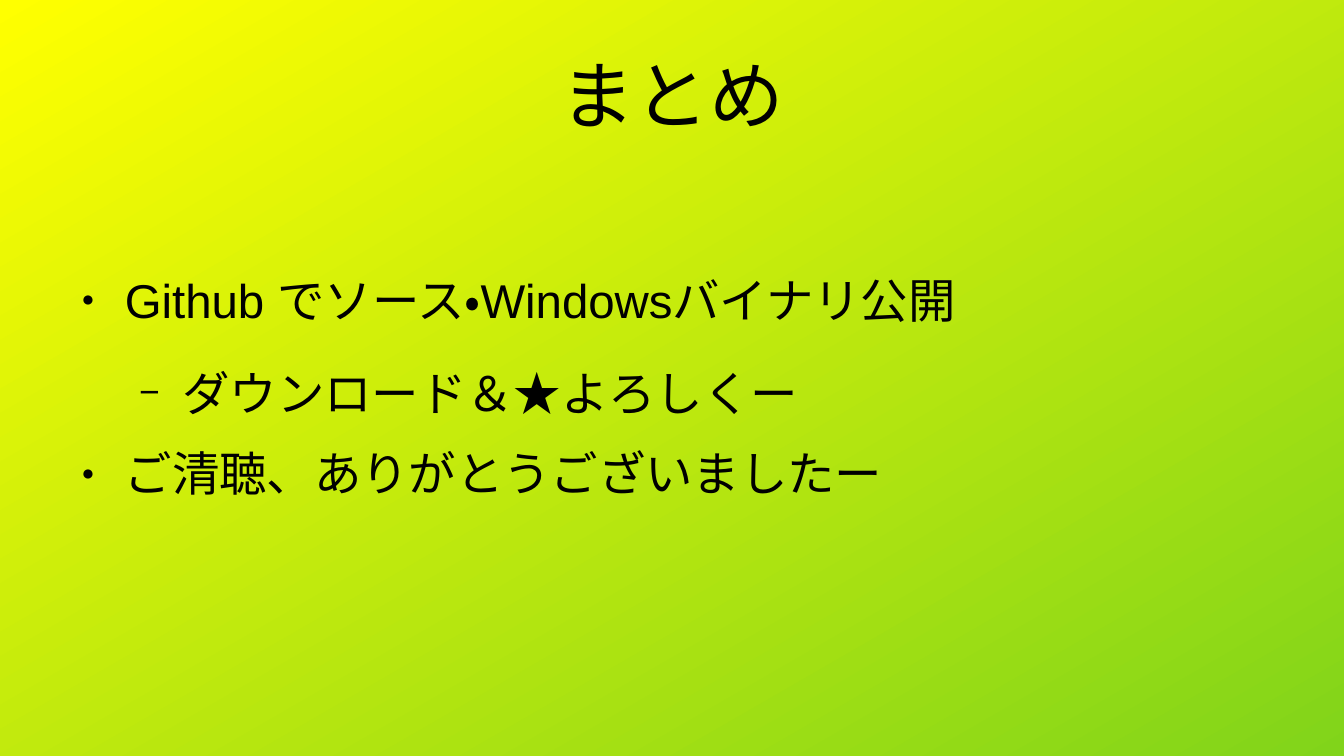
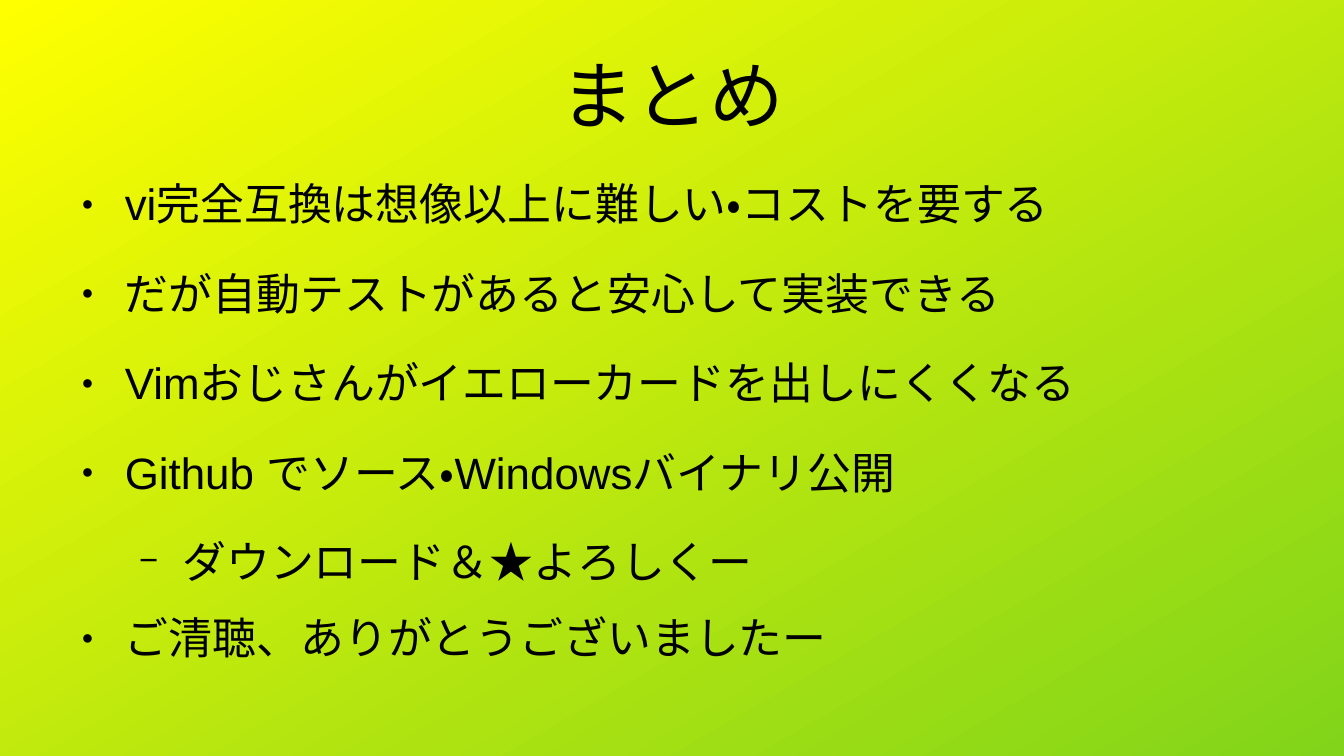
Before and after one commit to shigmas/viMarkdown, a slide deck: slide 10 of tech/ja/LT20260708/自動テスト.odp (slide 8 before the commit). Drawn at 1344x756 pixels with LibreOffice and Linux fonts; fonts in the diff are those of the drawing. Boxes give left, top, right and bottom in pixels: in the first picture for what was removed or moved away, otherwise in the second. Text is boxed around its words. In the diff, an @@ line names an element or a change of style, - is before the commit and + after.

```diff
--- a/tech/ja/LT20260708/自動テスト.odp
+++ b/tech/ja/LT20260708/自動テスト.odp
@@ text at [125, 185, 1076, 403]: paragraphs added @@
+● vi完全互換は想像以上に難しい・コストを要する
+● だが自動テストがあると安心して実装できる
+● Vimおじさんがイエローカードを出しにくくなる
@@ text at [125, 453, 895, 658]: size 28 to 25.9 pt in "Github でソース・Windowsバイナリ公開", "ダウンロード＆★よろしくー", "ご清聴、ありがとうございましたー" @@
```
Also in this commit, not shown: 3 other slides changed, 5 slides added, 3 slides removed, 2 other files.
